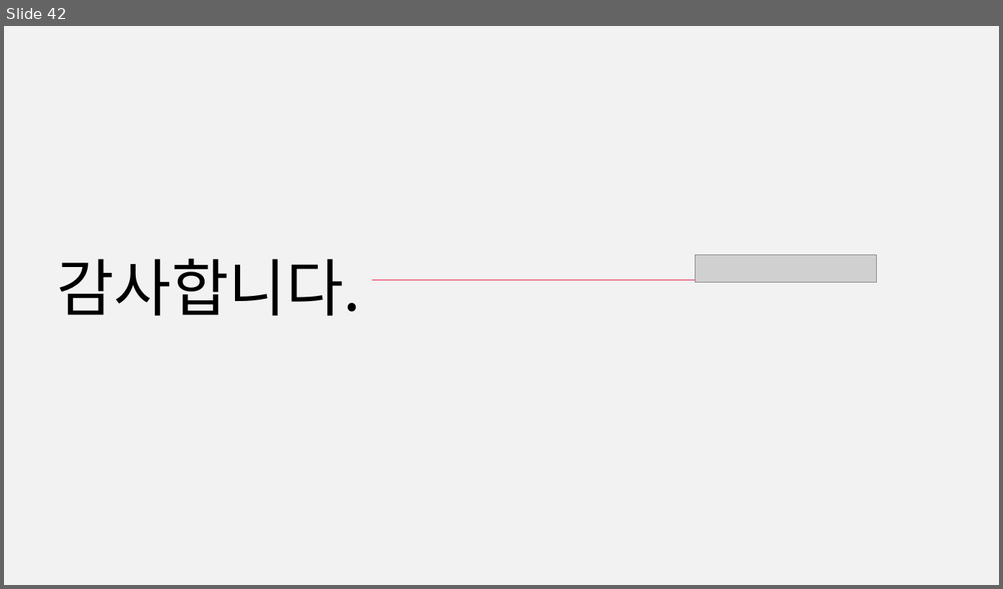
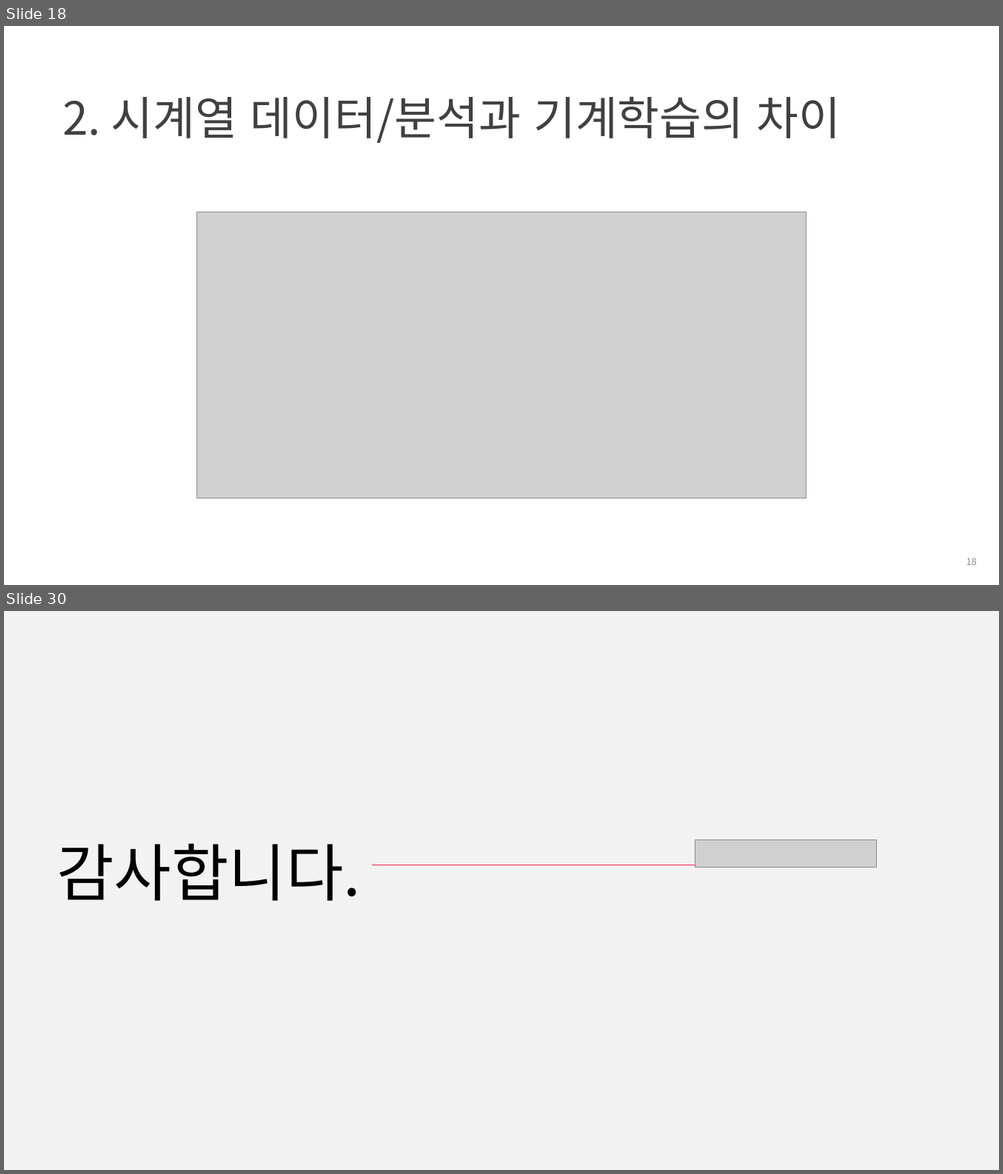
Before and after one commit to heycwkim/TimeSeriesAnalysis, a slide deck: Shared/[패스트캠퍼스] 3강의자료_김경원박사.pptx. Shown one above the other, each under a label of ours: slide 42 before the commit, slides 18 and 30 after it; the slides between them are not shown. The pictures are 1003x589 and 1003x1174 pixels, drawn with LibreOffice and Linux fonts; fonts in the diff are those of the drawing; grey boxes stand for pictures; background and template pictures are left out. Boxes give left, top, right and bottom in pixels: in the first picture for what was removed or moved away, otherwise in the second. Text is boxed around its words. In the diff, an @@ line names an element or a change of style, - is before the commit and + after.

```diff
--- a/Shared/[패스트캠퍼스] 3강의자료_김경원박사.pptx
+++ b/Shared/[패스트캠퍼스] 3강의자료_김경원박사.pptx
@@ slide 18 added at <box>4,26,999,585</box>, background #FFFFFF @@
@@ title added at <box>62,96,841,143</box>, 44 pt, text #404040 @@
+2. 시계열 데이터/분석과 기계학습의 차이
@@ picture added at <box>197,212,805,499</box> @@
@@ page number added at <box>966,558,976,565</box>, 9 pt, text #8C8C8C @@
+18
@@ what was slide 42 is now slide 30 @@
```
Also in this commit, not shown: 2 slides changed, 26 other slides added, 39 slides removed, 11 other files.
